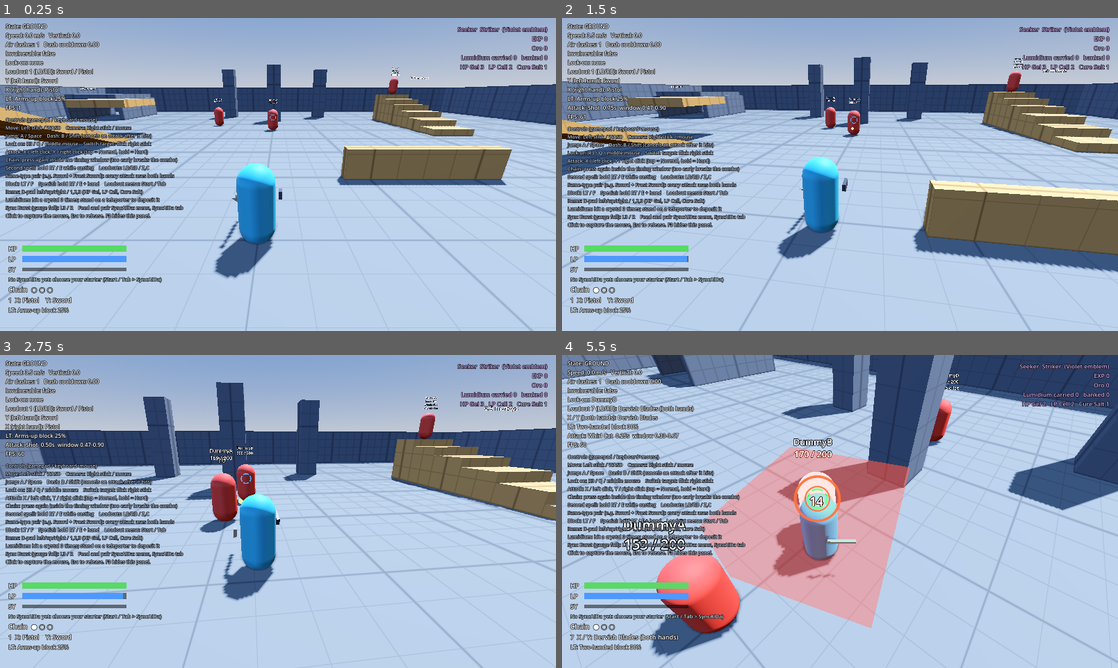
Above: before the commit, frames 1-4 (two rows, left to right).
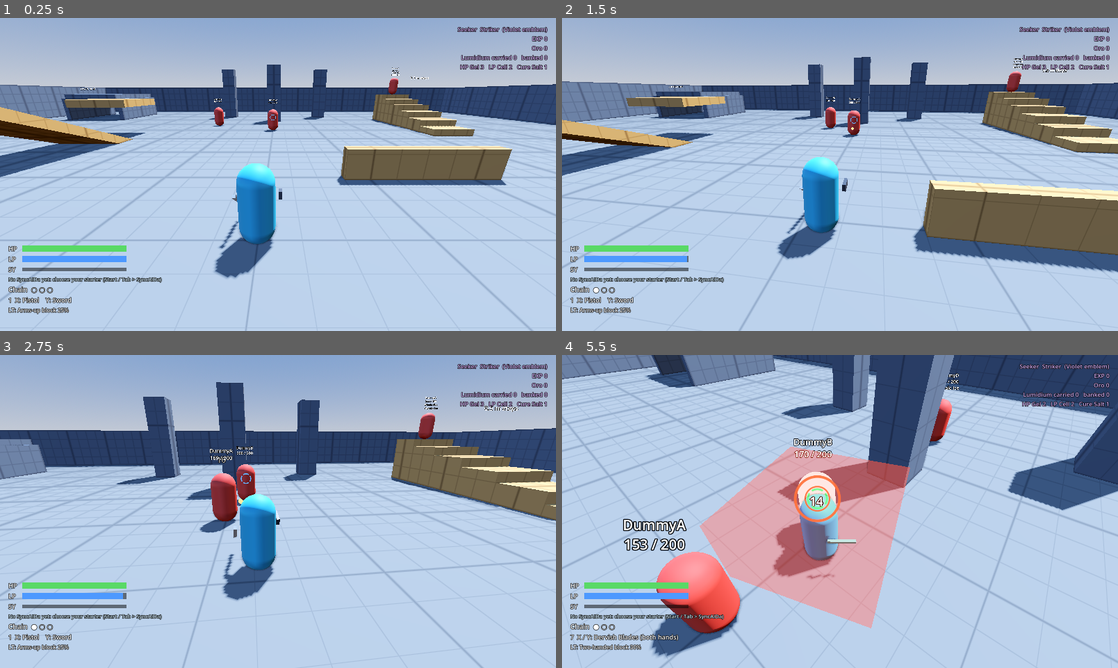
Above: after the commit, the same moments.

Repository: GLorenz90/Nomad-Seekers
Game: Godot game, scene res://scenes/main.tscn
Two runs of this game, one before a commit and one after it. Both use one fixed random seed, a clock stepped at 60 frames per second and the inputs below.
Inputs (mouse positions are in pixels of both pictures, inside the frame that each line leads up to):
- Up to frame 1 (0.25 s): no input
- Up to frame 2 (1.5 s): tap Enter (ui_accept) at 0.5, 0.6 s; move the mouse to (867, 174) at 0.52 s; hold W (move_forward) from 0.53 s (still down); click (867, 174) at 0.67 s; tap Space (jump) at 0.77 s; move the mouse to (812, 174) at 1.27 s; tap F (block) at 1.35 s; click (812, 174) at 1.42 s
- Up to frame 3 (2.75 s): keep holding W (move_forward); tap Space (jump) at 1.52 s; tap Enter (ui_accept) at 1.55, 2.3 s; move the mouse to (289, 505) at 2.02 s; tap Shift (dash) at 2.1 s; click (289, 505) at 2.17 s
- Up to frame 4 (5.5 s): keep holding W (move_forward); move the mouse to (834, 517) at 2.77 s; click (834, 517) at 2.85 s; tap Space (jump) at 3.02, 3.77, 4.52 s; tap Enter (ui_accept) every 0.75 s from 3.05 to 5.3 s; move the mouse to (878, 514) at 3.52 s; right-click (878, 514) at 3.6 s; click (878, 514) at 3.67 s; tap C (loadout_next) at 4.15 s; move the mouse to (795, 508) at 4.27 s; tap 1 (item_1) at 4.35 s; click (795, 508) at 4.42 s; tap Z (loadout_prev) at 4.9 s; move the mouse to (845, 511) at 5.02 s; tap Q (lock_on) at 5.1 s; click (845, 511) at 5.17 s

The runs differ from the first frame. In frame 1, 5.5% of the frame differs, in the area x 0-33%, y 1-65%; in frame 2, 5.8%; in frame 3, 5.8%; in frame 4, 6.0%.

Commit message:
Menu: gamepad support, SyncAIDa pairing fix, Levels and Controls tabs
- A / B bound to ui_accept / ui_cancel; focus moves into each tab on
  switch; the tab bar is kept out of d-pad navigation; focus is released
  on close
- Pairing an already-paired SyncAIDa no longer frees the pressed
  (locked) button: lists are rebuilt deferred with queue_free
- Job-locked weapons stay focusable and explain the lock
- Character tab: New name button for gamepads
- Levels tab (prototype): level select and testing tools; Controls tab
  holds the control reference; debug readout off by default
- menu_test.gd drives every tab with joypad events

Co-Authored-By: Claude Opus 5.5 <noreply@anthropic.com>
Claude-Session: https://claude.ai/code/session_0158GMUbAThobuu7yWuNoptn

Diff:
--- a/scripts/autoload/input_setup.gd
+++ b/scripts/autoload/input_setup.gd
@@ -89,6 +89,10 @@
 	_define("toggle_debug")
 	_joy_button("toggle_debug", JOY_BUTTON_BACK)
 	_key("toggle_debug", KEY_F3)
+	# Menus: Godot's built-in ui_accept / ui_cancel have no gamepad buttons.
+	# A accepts and B cancels (keeping Enter / Space / Esc).
+	_joy_button("ui_accept", JOY_BUTTON_A)
+	_joy_button("ui_cancel", JOY_BUTTON_B)
 
 
 func _define(action: StringName, deadzone: float = 0.5) -> void:
--- a/scripts/main.gd
+++ b/scripts/main.gd
@@ -28,6 +28,7 @@
 
 func _ready() -> void:
 	add_to_group("loot_spawner")
+	add_to_group("respawner")
 	rng.randomize()
 	_spawn = player.global_transform
 	player.camera_rig = camera_rig
@@ -84,10 +85,19 @@
 	return pickup
 
 
+## Menu tool (Levels tab): back to the start, keeping carried Lumidium.
+func respawn_player() -> void:
+	_reset_player()
+
+
 func _respawn_player() -> void:
 	var lost := player.lose_carried()
 	if lost > 0:
 		hud.show_banner("Lost %d carried Lumidium" % lost)
+	_reset_player()
+
+
+func _reset_player() -> void:
 	player.global_transform = _spawn
 	player.velocity = Vector3.ZERO
 	player.reset_physics_interpolation()
--- a/scripts/ui/hud.gd
+++ b/scripts/ui/hud.gd
@@ -1,7 +1,9 @@
 class_name DebugHud
 extends CanvasLayer
-## Prototype HUD: HP/LP bars, combo pips, equipped hands, combo feedback, plus a
-## debug readout and control help. F3 / Select toggles the debug panel.
+## Prototype HUD: HP/LP/Sync bars, combo pips, equipped hands, combo feedback,
+## wallet and pickups, plus an optional debug readout (off by default; F3 /
+## Select or the menu's Levels tab toggles it). The control reference lives in
+## the menu's Controls tab (HELP).
 
 const HELP := """Controls (gamepad / keyboard+mouse)
 Move: Left stick / WASD    Camera: Right stick / mouse
@@ -15,7 +17,8 @@
 Items: D-pad left/up/right / 1,2,3 (HP Gel, LP Cell, Cure Salt)
 Lumidium: hit a crystal 3 times; stand on a teleporter to deposit it
 Sync Burst (gauge full): L3 / R    Feed and pair SyncAIDa: menu, SyncAIDa tab
-Click to capture the mouse, Esc to release. F3 hides this panel."""
+Menu: Start / Tab. In menus: d-pad or stick to move, A to accept, B to go back, LB / RB to switch tabs.
+Click to capture the mouse, Esc to release. Debug readout: Select / F3."""
 
 var player: Player
 var camera_rig: CameraRig
@@ -41,8 +44,19 @@
 
 
 func _ready() -> void:
-	_help.text = HELP
+	add_to_group("hud")
+	_help.text = ""
+	_help.visible = false
+	_panel.visible = false
 	_build_status()
+
+
+func set_debug_visible(on: bool) -> void:
+	_panel.visible = on
+
+
+func is_debug_visible() -> bool:
+	return _panel.visible
 
 
 func setup(seeker: Player, rig: CameraRig) -> void:
--- a/scripts/ui/loadout_menu.gd
+++ b/scripts/ui/loadout_menu.gd
@@ -13,10 +13,25 @@
 ## found; weapons your job can't use are greyed out.
 ## SyncAIDa tab (Part 6): pair one of your SyncAIDa, feed it consumables or
 ## banked Lumidium, and pick its active Sync Burst.
+## Levels tab (prototype only): switch levels and testing tools (refills,
+## debug readout, hitboxes). Controls tab: the control reference.
+##
+## Fully usable by gamepad: d-pad / left stick move focus, A accepts, B goes
+## back (or closes), LB / RB switch tabs, Start closes. Every tab switch moves
+## focus into the new tab, and rebuilt lists put focus back on a real control.
 
 signal closed
 
 const WEAPON_DIR := "res://data/weapons/"
+## Level select (prototype): [label, scene].
+const LEVELS := [
+	["Test room", "res://scenes/main.tscn"],
+	["Arena (wave rooms, Lumidium, teleporters)", "res://scenes/arena.tscn"],
+]
+## Names for the gamepad-friendly "New name" button.
+const NAMES := ["Seeker", "Ardent", "Brielle", "Cassian", "Dara", "Eamon", "Fenna", "Galen",
+	"Halcyon", "Iris", "Jory", "Kestra", "Lumen", "Maren", "Nolan", "Orrin", "Perrin", "Quill",
+	"Rook", "Sable", "Tamsin", "Ulric", "Vesper", "Wren"]
 
 var combat: CombatController
 ## Tests turn this off so they never overwrite the player's saved loadouts.
@@ -49,6 +64,12 @@
 var _sync_message: Label
 ## Debug: feeding doesn't use up items (for trying evolutions quickly).
 var free_feeding := false
+var _free_feeding_toggle: CheckButton
+var _level_message: Label
+var _debug_toggle: CheckButton
+var _hitbox_toggle: CheckButton
+var _free_feeding_levels: CheckButton
+var _level_buttons: Array[Button] = []
 
 
 func _ready() -> void:
@@ -73,22 +94,23 @@
 	_set = combat.loadout_set
 	_rebuild_picker()
 	_load_character()
-	_tabs.current_tab = 0
+	_tabs.set_current_tab(0)
 	var seeker := _player()
 	if seeker and seeker.save and seeker.save.syncaida.is_empty():
-		_tabs.current_tab = _tabs.get_tab_idx_from_control(_tabs.get_node("SyncAIDa"))
+		_tabs.set_current_tab(_tab_index("SyncAIDa"))
 	visible = true
 	get_tree().paused = true
 	Input.mouse_mode = Input.MOUSE_MODE_VISIBLE
 	_close_picker()
 	_refresh()
-	(_slot_buttons[combat.loadout_index][0] as Button).grab_focus()
+	_focus_tab()
 
 
 func close() -> void:
 	if not visible:
 		return
 	_close_picker()
+	get_viewport().gui_release_focus()
 	visible = false
 	get_tree().paused = false
 	Input.mouse_mode = Input.MOUSE_MODE_CAPTURED
@@ -112,8 +134,8 @@
 		get_viewport().set_input_as_handled()
 	elif visible and (event.is_action_pressed("loadout_next") or event.is_action_pressed("loadout_prev")):
 		var step := 1 if event.is_action_pressed("loadout_next") else -1
+		_close_picker()
 		_tabs.current_tab = posmod(_tabs.current_tab + step, _tabs.get_tab_count())
-		_refresh()
 		get_viewport().set_input_as_handled()
 	elif visible and event.is_action_pressed("ui_cancel"):
 		if _picker.visible:
@@ -152,6 +174,9 @@
 
 
 func _on_weapon_picked(weapon: WeaponData) -> void:
+	if weapon and combat and not weapon.can_be_used_by(combat.job_code):
+		_message.text = "%s needs %s (change job in the Character tab)." % [weapon.display_name, weapon.jobs_text()]
+		return
 	var error := equip(_editing.x, _editing.y, weapon)
 	if error == "":
 		error = combat.job_error(_set.loadouts[_editing.x])
@@ -199,6 +224,7 @@
 	_refresh_inventory()
 	_refresh_character()
 	_refresh_syncaida()
+	_refresh_levels()
 
 
 func _lt_short(l: Loadout) -> String:
@@ -274,6 +300,12 @@
 
 	_tabs = TabContainer.new()
 	_tabs.focus_mode = Control.FOCUS_NONE
+	# Tabs switch with LB / RB; keep the d-pad out of the tab bar.
+	_tabs.get_tab_bar().focus_mode = Control.FOCUS_NONE
+	_tabs.tab_changed.connect(func(_t: int):
+		if visible:
+			_refresh()
+			_focus_tab.call_deferred())
 	panel.add_child(_tabs)
 	var columns := HBoxContainer.new()
 	columns.name = "Loadouts"
@@ -282,6 +314,8 @@
 	_build_inventory_tab()
 	_build_character_tab()
 	_build_syncaida_tab()
+	_build_levels_tab()
+	_build_controls_tab()
 
 	var left := VBoxContainer.new()
 	left.add_theme_constant_override("separation", 8)
@@ -356,7 +390,8 @@
 	if _picker_list == null:
 		return
 	for child in _picker_list.get_children():
-		child.free()
+		_picker_list.remove_child(child)
+		child.queue_free()
 	var empty := Button.new()
 	empty.text = "(Empty)"
 	empty.alignment = HORIZONTAL_ALIGNMENT_LEFT
@@ -384,7 +419,9 @@
 	if found:
 		b.modulate = Color(1.0, 0.6, 1.0) if w.rare else Color(0.75, 0.9, 1.0)
 	if combat and not w.can_be_used_by(combat.job_code):
-		b.disabled = true
+		# Still focusable (so the d-pad doesn't skip it); A explains the lock.
+		b.modulate = Color(0.55, 0.55, 0.6)
+		b.set_meta("locked", true)
 	b.pressed.connect(_on_weapon_picked.bind(w))
 	return b
 
@@ -395,6 +432,9 @@
 	_inventory_text.bbcode_enabled = true
 	_inventory_text.custom_minimum_size = Vector2(1100.0, 600.0)
 	_inventory_text.add_theme_font_size_override("normal_font_size", 17)
+	# Focusable so the d-pad / left stick scroll it.
+	_inventory_text.focus_mode = Control.FOCUS_ALL
+	_inventory_text.scroll_active = true
 	_tabs.add_child(_inventory_text)
 
 
@@ -438,8 +478,19 @@
 	grid.add_child(_label("Name", 18))
 	_name_edit = LineEdit.new()
 	_name_edit.custom_minimum_size.x = 300.0
+	# Typing needs a keyboard: click to edit. Gamepads use "New name".
+	_name_edit.focus_mode = Control.FOCUS_CLICK
 	_name_edit.text_changed.connect(func(_t: String): _apply_character())
-	grid.add_child(_name_edit)
+	var name_row := HBoxContainer.new()
+	name_row.add_child(_name_edit)
+	var new_name := Button.new()
+	new_name.text = "New name"
+	new_name.pressed.connect(func():
+		var i := (NAMES.find(_name_edit.text) + 1) % NAMES.size()
+		_name_edit.text = NAMES[i]
+		_apply_character())
+	name_row.add_child(new_name)
+	grid.add_child(name_row)
 	_race = _option(grid, "Race", CharacterData.Race.keys())
 	_gender = _option(grid, "Gender", CharacterData.Gender.keys())
 	_job = _option(grid, "Job", CharacterData.Job.keys())
@@ -563,12 +614,10 @@
 		_sync_feeds.add_child(b)
 		var effect := _label(_feed_text(item), 13)
 		_sync_feeds.add_child(effect)
-	var free := CheckButton.new()
-	free.text = "Free feeding (debug)"
-	free.toggled.connect(func(on: bool):
-		free_feeding = on
-		_refresh_syncaida())
-	right.add_child(free)
+	_free_feeding_toggle = CheckButton.new()
+	_free_feeding_toggle.text = "Free feeding (debug)"
+	_free_feeding_toggle.toggled.connect(_set_free_feeding)
+	right.add_child(_free_feeding_toggle)
 	_sync_message = _label("", 16)
 	_sync_message.modulate = Color(1.0, 0.85, 0.5)
 	right.add_child(_sync_message)
@@ -588,13 +637,23 @@
 	return seeker.save.paired_syncaida() if seeker and seeker.save else null
 
 
+func _on_pair(index: int) -> void:
+	var seeker := _player()
+	if seeker == null:
+		return
+	seeker.pair_syncaida(index)
+	_sync_message.text = "Paired with %s." % seeker.syncaida.data.display_name
+	_refresh_syncaida.call_deferred()
+
+
 func _on_starter(index: int) -> void:
 	var seeker := _player()
 	if seeker == null:
 		return
 	seeker.choose_starter(index)
 	_sync_message.text = "%s joined you." % seeker.syncaida.data.display_name
-	_refresh_syncaida()
+	_refresh_syncaida.call_deferred()
+	_focus_paired.call_deferred()
 
 
 func _on_feed(item: StringName) -> void:
@@ -622,19 +681,22 @@
 	var seeker := _player()
 	if _sync_owned == null or seeker == null or seeker.save == null:
 		return
+	var focus := get_viewport().gui_get_focus_owner()
+	var had_focus := focus != null and (_sync_owned.is_ancestor_of(focus) or _sync_starters.is_ancestor_of(focus))
 	for child in _sync_owned.get_children():
-		child.free()
+		# Never free() here: this can run from one of these buttons' own signals.
+		_sync_owned.remove_child(child)
+		child.queue_free()
 	for i in seeker.save.syncaida.size():
 		var d := seeker.save.syncaida[i]
 		var b := Button.new()
 		b.alignment = HORIZONTAL_ALIGNMENT_LEFT
 		b.text = "%s%s  Lv %d %s" % ["> " if i == seeker.save.paired else "   ", d.display_name, d.level(), d.form]
 		b.modulate = d.color().lightened(0.3)
-		b.pressed.connect(func():
-			seeker.pair_syncaida(i)
-			_sync_message.text = "Paired with %s." % d.display_name
-			_refresh_syncaida())
+		b.pressed.connect(_on_pair.bind(i))
 		_sync_owned.add_child(b)
+		if had_focus and i == seeker.save.paired:
+			b.grab_focus.call_deferred()
 	var inv := seeker.save.inventory
 	for child in _sync_feeds.get_children():
 		if child is Button:
@@ -669,3 +731,203 @@
 	else:
 		_sync_burst.disabled = false
 		_sync_burst.select(clampi(d.active_burst, 0, d.bursts.size() - 1))
+
+
+# --- Gamepad focus --------------------------------------------------------------
+
+func _tab_index(tab_name: String) -> int:
+	for i in _tabs.get_tab_count():
+		if _tabs.get_tab_control(i).name == tab_name:
+			return i
+	return 0
+
+
+## Puts focus on the first usable control of the current tab, so the d-pad
+## and A always have something to work with.
+func _focus_tab() -> void:
+	if not visible:
+		return
+	var page := _tabs.get_current_tab_control()
+	if page == null:
+		return
+	if page.name == "Loadouts" and combat:
+		(_slot_buttons[combat.loadout_index][0] as Button).grab_focus()
+		return
+	if page.name == "SyncAIDa" and _focus_paired():
+		return
+	var first := page if page.focus_mode == Control.FOCUS_ALL else _first_focusable(page)
+	if first:
+		first.grab_focus()
+	else:
+		get_viewport().gui_release_focus()
+
+
+func _first_focusable(node: Node) -> Control:
+	for child in node.get_children():
+		var c := child as Control
+		if c and c.is_visible_in_tree() and c.focus_mode == Control.FOCUS_ALL \
+				and not (c is BaseButton and (c as BaseButton).disabled):
+			return c
+		var inner := _first_focusable(child)
+		if inner:
+			return inner
+	return null
+
+
+func _focus_paired() -> bool:
+	var seeker := _player()
+	if seeker == null or seeker.save == null:
+		return false
+	if seeker.save.syncaida.is_empty():
+		if _sync_starters.get_child_count() > 0:
+			(_sync_starters.get_child(0) as Button).grab_focus()
+			return true
+		return false
+	for child in _sync_owned.get_children():
+		if child is Button and not child.is_queued_for_deletion() \
+				and child.get_index() == seeker.save.paired:
+			(child as Button).grab_focus()
+			return true
+	return false
+
+
+func _set_free_feeding(on: bool) -> void:
+	free_feeding = on
+	if _free_feeding_toggle:
+		_free_feeding_toggle.set_pressed_no_signal(on)
+	if _free_feeding_levels:
+		_free_feeding_levels.set_pressed_no_signal(on)
+	_refresh_syncaida()
+
+
+# --- Levels tab (prototype) -------------------------------------------------------
+
+func _build_levels_tab() -> void:
+	var columns := HBoxContainer.new()
+	columns.name = "Levels"
+	columns.add_theme_constant_override("separation", 40)
+	_tabs.add_child(columns)
+
+	var left := VBoxContainer.new()
+	left.custom_minimum_size.x = 480.0
+	left.add_theme_constant_override("separation", 8)
+	columns.add_child(left)
+	left.add_child(_label("Level select (prototype)", 22))
+	for level in LEVELS:
+		var b := Button.new()
+		b.alignment = HORIZONTAL_ALIGNMENT_LEFT
+		b.custom_minimum_size.y = 38.0
+		b.set_meta("scene", level[1])
+		b.set_meta("title", level[0])
+		b.pressed.connect(_on_level.bind(level[1]))
+		left.add_child(b)
+		_level_buttons.append(b)
+	left.add_child(_label("Switching saves first. Carried Lumidium is banked on the way.", 13))
+	_level_message = _label("", 16)
+	_level_message.modulate = Color(1.0, 0.85, 0.5)
+	left.add_child(_level_message)
+
+	var right := VBoxContainer.new()
+	right.custom_minimum_size.x = 420.0
+	right.add_theme_constant_override("separation", 8)
+	columns.add_child(right)
+	right.add_child(_label("Testing tools", 22))
+	for spec in [["Refill HP, LP and Sync gauge", _tool_refill], ["Clear statuses", _tool_cure],
+			["+1000 Oro", _tool_oro], ["+5 of each consumable", _tool_items],
+			["+10 of each Lumidium (banked)", _tool_lumidium], ["Respawn at start", _tool_respawn]]:
+		var b := Button.new()
+		b.text = spec[0]
+		b.alignment = HORIZONTAL_ALIGNMENT_LEFT
+		b.pressed.connect(spec[1])
+		right.add_child(b)
+	_debug_toggle = CheckButton.new()
+	_debug_toggle.text = "Debug readout (Select / F3)"
+	_debug_toggle.toggled.connect(func(on: bool):
+		var hud := _hud()
+		if hud:
+			hud.set_debug_visible(on))
+	right.add_child(_debug_toggle)
+	_hitbox_toggle = CheckButton.new()
+	_hitbox_toggle.text = "Show melee hitboxes"
+	_hitbox_toggle.toggled.connect(func(on: bool):
+		if combat:
+			combat.show_hitboxes = on)
+	right.add_child(_hitbox_toggle)
+	_free_feeding_levels = CheckButton.new()
+	_free_feeding_levels.text = "Free SyncAIDa feeding"
+	_free_feeding_levels.toggled.connect(_set_free_feeding)
+	right.add_child(_free_feeding_levels)
+
+
+func _hud() -> DebugHud:
+	for node in get_tree().get_nodes_in_group("hud"):
+		return node as DebugHud
+	return null
+
+
+func _refresh_levels() -> void:
+	if _debug_toggle == null:
+		return
+	var current := get_tree().current_scene.scene_file_path if get_tree().current_scene else ""
+	for b in _level_buttons:
+		var here: bool = b.get_meta("scene") == current
+		b.text = ("> " if here else "   ") + String(b.get_meta("title")) + ("  (here)" if here else "")
+	_free_feeding_levels.set_pressed_no_signal(free_feeding)
+	var hud := _hud()
+	_debug_toggle.set_pressed_no_signal(hud != null and hud.is_debug_visible())
+	_hitbox_toggle.set_pressed_no_signal(combat != null and combat.show_hitboxes)
+
+
+func _on_level(scene: String) -> void:
+	var seeker := _player()
+	if seeker:
+		seeker.deposit_lumidium()
+		seeker.save_game()
+	save_on_close = false  # already saved
+	close()
+	get_tree().change_scene_to_file(scene)
+
+
+func _tool_refill() -> void:
+	var seeker := _player()
+	seeker.health.restore_full()
+	combat.lp = combat.stats.max_lp
+	if seeker.syncaida.data:
+		seeker.syncaida.data.gauge = SyncAIDaCompanion.GAUGE_MAX
+	_level_message.text = "HP, LP and Sync gauge refilled."
+
+
+func _tool_cure() -> void:
+	_player().status.clear_all()
+	_level_message.text = "Statuses cleared."
+
+
+func _tool_oro() -> void:
+	_player().save.inventory.oro += 1000
+	_level_message.text = "+1000 Oro."
+
+
+func _tool_items() -> void:
+	for id in Inventory.CONSUMABLES:
+		_player().save.inventory.add_consumable(id, 5)
+	_level_message.text = "+5 of each consumable."
+
+
+func _tool_lumidium() -> void:
+	var inv := _player().save.inventory
+	for color in Inventory.LUMIDIUM:
+		inv.lumidium[color] = int(inv.lumidium.get(color, 0)) + 10
+	_level_message.text = "+10 of each Lumidium in the bank."
+
+
+func _tool_respawn() -> void:
+	get_tree().call_group("respawner", "respawn_player")
+	_level_message.text = "Back at the start."
+
+
+# --- Controls tab -------------------------------------------------------------------
+
+func _build_controls_tab() -> void:
+	var help := _label(DebugHud.HELP, 18)
+	help.name = "Controls"
+	_tabs.add_child(help)
--- /dev/null
+++ b/tests/menu_test.gd
@@ -0,0 +1,197 @@
+extends SceneTree
+## Automated test: every menu tab works with a gamepad alone (A accepts, B goes
+## back or closes, d-pad moves, LB / RB switch tabs, Start opens and closes),
+## pairing an already-paired SyncAIDa doesn't error, and the Levels tab's
+## tools and level switch work. Sends real joypad button events.
+##
+## Run from the project folder:
+##   godot --headless --path . --script res://tests/menu_test.gd
+
+var _main: Node
+var _player: Player
+var _menu: LoadoutMenu
+var _failures := 0
+
+
+func _initialize() -> void:
+	_main = load("res://scenes/arena.tscn").instantiate()
+	root.add_child(_main)
+	current_scene = _main
+	_run.call_deferred()
+
+
+func _run() -> void:
+	_player = _main.get_node("Player")
+	_player.use_save(SaveData.fresh(CombatController.make_default_loadouts()))
+	_player.autosave = false
+	_menu = _main.loadout_menu
+	_menu.save_on_close = false
+	await _frames(20)
+
+	# Open with Start: no SyncAIDa yet, so it opens on the SyncAIDa tab.
+	await _pad(JOY_BUTTON_START)
+	_check("Start opens the menu and pauses", _menu.visible and paused)
+	_check("with no SyncAIDa it opens on the SyncAIDa tab, a starter focused (%s)" % _focus_name(),
+		_tab() == "SyncAIDa" and _focused_text().begins_with("Aegi"))
+	await _pad(JOY_BUTTON_DPAD_DOWN)
+	await _pad(JOY_BUTTON_A)
+	_check("d-pad down + A picks Kindle", _player.syncaida.data != null and _player.syncaida.data.display_name == "Kindle")
+	await _frames(3)
+	_check("focus moves to the paired SyncAIDa (%s)" % _focused_text(), _focused_text().contains("Kindle"))
+	# The reported bug: pressing the already-paired SyncAIDa freed a locked button.
+	await _pad(JOY_BUTTON_A)
+	await _frames(3)
+	await _pad(JOY_BUTTON_A)
+	await _frames(3)
+	_check("pressing the paired SyncAIDa again keeps it paired and focused (%s)" % _focused_text(),
+		_player.save.paired == 0 and _focused_text().contains("Kindle"))
+
+	# Feed with the gamepad: move right into the feed column.
+	var gels := _player.save.inventory.count(&"hp_gel")
+	# Right twice: past the burst dropdown into the feed column, then up to HP Gel.
+	await _pad(JOY_BUTTON_DPAD_RIGHT)
+	await _pad(JOY_BUTTON_DPAD_RIGHT)
+	_check("d-pad right crosses into the feed column (%s)" % _focused_text(), _focused_text().contains("Lumidium"))
+	for i in 12:
+		if _focused_text().begins_with("HP Gel"):
+			break
+		await _pad(JOY_BUTTON_DPAD_UP)
+	await _pad(JOY_BUTTON_A)
+	_check("d-pad reaches the feed buttons and A feeds (HP Gel %d -> %d)" % [gels, _player.save.inventory.count(&"hp_gel")],
+		_player.save.inventory.count(&"hp_gel") == gels - 1)
+
+	# Loadouts: RB from SyncAIDa wraps to Levels, Controls, then Loadouts.
+	for i in 10:
+		if _tab() == "Loadouts":
+			break
+		await _pad(JOY_BUTTON_RIGHT_SHOULDER)
+	await _frames(3)
+	_check("RB switches tabs and focus follows (Loadouts, %s)" % _focus_name(), _tab() == "Loadouts" and _focused() is Button)
+	await _pad(JOY_BUTTON_DPAD_RIGHT)  # right hand of loadout 1
+	await _pad(JOY_BUTTON_A)
+	_check("A on a hand opens the weapon picker", _menu._picker.visible and _menu._picker_list.is_ancestor_of(_focused()))
+	await _pad(JOY_BUTTON_B)
+	_check("B closes only the picker", _menu.visible and not _menu._picker.visible and _focused() == _menu._slot_buttons[0][1])
+	await _pad(JOY_BUTTON_A)
+	await _pad(JOY_BUTTON_DPAD_DOWN)  # first base weapon: Arbalest (Ranger only)
+	_menu._message.text = ""
+	await _pad(JOY_BUTTON_A)
+	_check("A on a job-locked weapon explains the lock and keeps the picker open (%s)" % _menu._message.text,
+		_menu._picker.visible and _menu._message.text.contains("needs"))
+	for i in 40:
+		if _focused_text().begins_with("Dagger"):
+			break
+		await _pad(JOY_BUTTON_DPAD_DOWN)
+	var picked := _focused_text()
+	await _pad(JOY_BUTTON_A)
+	var right := _menu._set.loadouts[0].right
+	_check("d-pad + A equips a weapon (%s)" % picked, right != null and picked.begins_with(right.display_name)
+		and not _menu._picker.visible)
+
+	# Every other tab gets focus.
+	for name in ["Inventory", "Character", "SyncAIDa", "Levels"]:
+		while _tab() != name:
+			await _pad(JOY_BUTTON_RIGHT_SHOULDER)
+		await _frames(3)
+		_check("%s tab: something is focused (%s)" % [name, _focus_name()], _focused() != null and (_menu._tabs.get_current_tab_control() == _focused()
+			or _menu._tabs.get_current_tab_control().is_ancestor_of(_focused())))
+	await _pad(JOY_BUTTON_LEFT_SHOULDER)
+	await _pad(JOY_BUTTON_LEFT_SHOULDER)
+	await _frames(3)
+	_check("LB goes back (Character)", _tab() == "Character")
+	var old_name := _player.save.character.seeker_name
+	_check("Character tab starts on the New name button (%s)" % _focused_text(), _focused_text() == "New name")
+	await _pad(JOY_BUTTON_A)
+	_check("New name changes the name with A (%s -> %s)" % [old_name, _player.save.character.seeker_name],
+		_player.save.character.seeker_name != old_name)
+	await _pad(JOY_BUTTON_DPAD_DOWN)  # race
+	await _pad(JOY_BUTTON_A)
+	await _frames(3)
+	var popup := (_focused() as OptionButton).get_popup() if _focused() is OptionButton else null
+	_check("A opens a dropdown", popup != null and popup.visible)
+	await _pad(JOY_BUTTON_DPAD_DOWN)
+	await _pad(JOY_BUTTON_A)
+	await _frames(3)
+	_check("d-pad + A picks from it (race %s)" % CharacterData.Race.keys()[_player.save.character.race],
+		_player.save.character.race != CharacterData.Race.HUMAN and not popup.visible)
+
+	# Levels tab tools.
+	while _tab() != "Levels":
+		await _pad(JOY_BUTTON_RIGHT_SHOULDER)
+	await _frames(3)
+	var oro := _player.save.inventory.oro
+	while not _focused_text().begins_with("+1000 Oro"):
+		await _pad(JOY_BUTTON_DPAD_DOWN)
+		if _focused() is CheckButton:
+			break
+	if not _focused_text().begins_with("+1000 Oro"):
+		await _pad(JOY_BUTTON_DPAD_RIGHT)
+		for i in 6:
+			if _focused_text().begins_with("+1000 Oro"):
+				break
+			await _pad(JOY_BUTTON_DPAD_DOWN)
+	await _pad(JOY_BUTTON_A)
+	_check("Levels tab: +1000 Oro with A (%d -> %d)" % [oro, _player.save.inventory.oro], _player.save.inventory.oro == oro + 1000)
+	_menu._debug_toggle.button_pressed = true
+	_check("the debug readout toggle shows the HUD panel", _main.hud.is_debug_visible())
+	_menu._debug_toggle.button_pressed = false
+
+	# B closes the menu.
+	await _pad(JOY_BUTTON_B)
+	_check("B closes the menu and unpauses", not _menu.visible and not paused)
+	_check("no control keeps focus after closing", root.gui_get_focus_owner() == null)
+
+	# Level switch: back to the test room.
+	await _pad(JOY_BUTTON_START)
+	_menu._on_level("res://scenes/main.tscn")
+	await _frames(20)
+	_check("level select loads the test room (%s)" % current_scene.scene_file_path,
+		current_scene != null and current_scene.scene_file_path == "res://scenes/main.tscn" and not paused)
+
+	print("\n%s: %d failure(s)" % ["PASS" if _failures == 0 else "FAIL", _failures])
+	quit(1 if _failures > 0 else 0)
+
+
+func _tab() -> String:
+	return String(_menu._tabs.get_current_tab_control().name)
+
+
+func _focused() -> Control:
+	return root.gui_get_focus_owner()
+
+
+func _focus_name() -> String:
+	var f := _focused()
+	if f == null:
+		return "nothing"
+	return "%s '%s'" % [f.get_class(), _focused_text()]
+
+
+func _focused_text() -> String:
+	var f := _focused()
+	if f is Button:
+		return (f as Button).text.strip_edges().trim_prefix("> ").strip_edges()
+	return ""
+
+
+## A real joypad button press and release.
+func _pad(button: JoyButton) -> void:
+	for pressed in [true, false]:
+		var e := InputEventJoypadButton.new()
+		e.button_index = button
+		e.pressed = pressed
+		e.device = 0
+		Input.parse_input_event(e)
+		await process_frame
+		await process_frame
+
+
+func _check(label: String, ok: bool) -> void:
+	print(("  ok    " if ok else "  FAIL  ") + label)
+	if not ok:
+		_failures += 1
+
+
+func _frames(n: int) -> void:
+	for i in n:
+		await process_frame
Binary file added: docs/screenshots/menu_levels.png
Not shown, added: docs/screenshots/part6_starter.png.import
